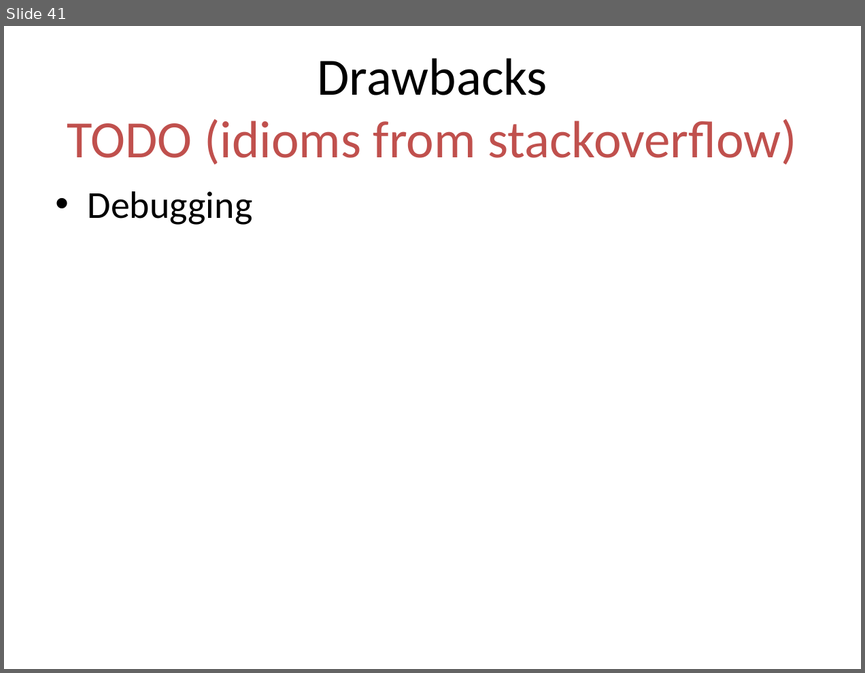
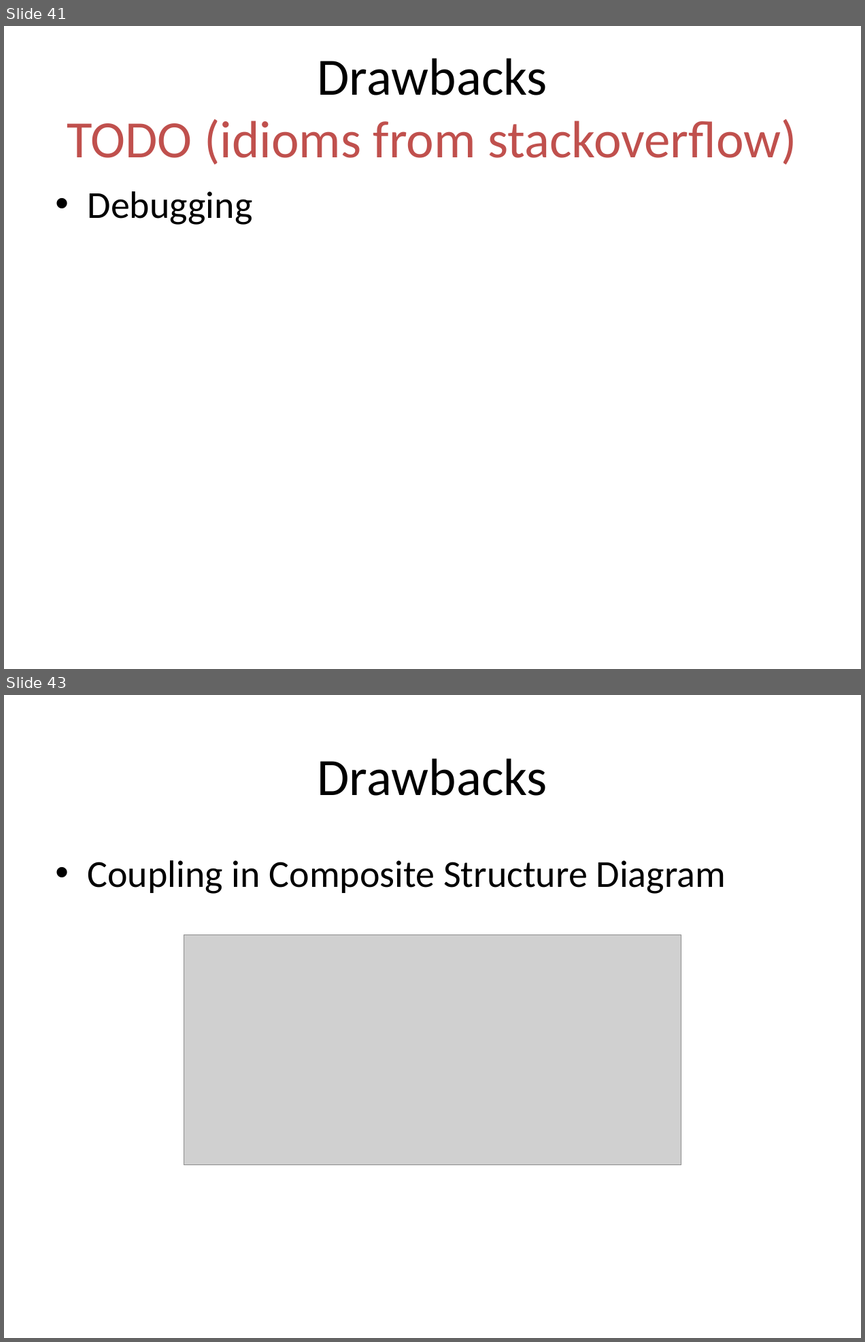
Before and after one commit to kamyu104/GofPatterns, a slide deck: Effective patterns.ppt. Shown one above the other, each under a label of ours: slide 41 before the commit, slides 41 and 43 after it; the slides between them are not shown. The pictures are 865x673 and 865x1342 pixels, drawn with LibreOffice and Linux fonts; fonts in the diff are those of the drawing; grey boxes stand for pictures. Boxes give left, top, right and bottom in pixels: in the first picture for what was removed or moved away, otherwise in the second. Text is boxed around its words. In the diff, an @@ line names an element or a change of style, - is before the commit and + after.

Commit message:
more content for topic drawbacks

```diff
--- a/Effective patterns.ppt
+++ b/Effective patterns.ppt
@@ slide 43 added at <box>4,695,861,1338</box>, background #FFFFFF @@
@@ title added at <box>317,758,547,796</box>, 44 pt, text #000000 @@
+Drawbacks
@@ text added at <box>88,860,725,894</box>, 32 pt, text #000000 @@
+• Coupling in Composite Structure Diagram
@@ picture added at <box>184,935,681,1166</box> @@
```
Also in this commit, not shown: 2 other slides added, 1 other file.
